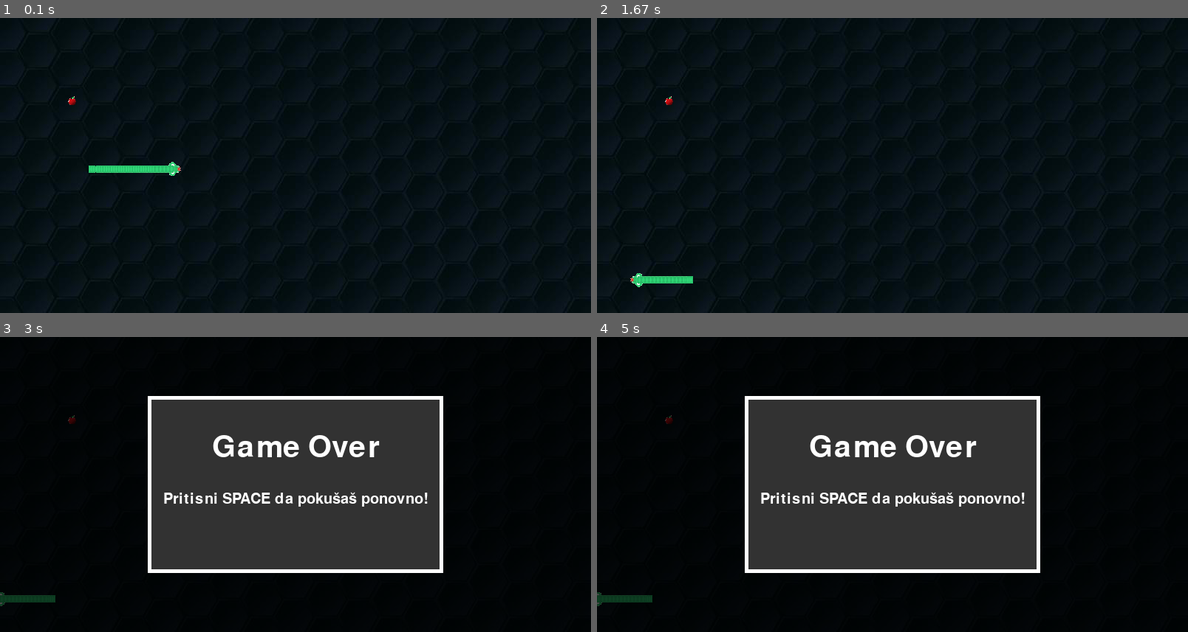
Above: before the commit, frames 1-4 (two rows, left to right).
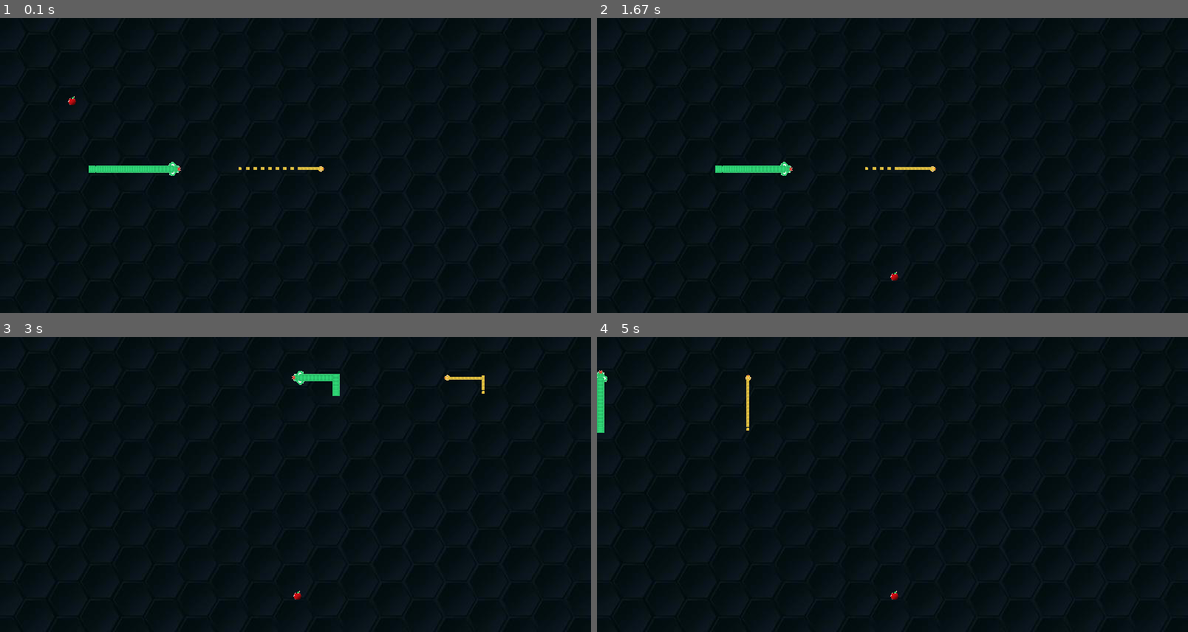
Above: after the commit, the same moments.

Repository: Karlo123-byte/zmija_pygame
Game: pygame game, started from skripte/main.py
Same seed, same stepped clock (60 frames per second), same inputs: the game is played once before the commit and once after it.
Inputs:
- Up to frame 1 (0.1 s): no input
- Up to frame 2 (1.67 s): hold S 0.33-0.8 s; hold Right 0.33-0.8 s; tap A at 0.83 s; tap Enter at 1.17 s; tap Space at 1.5 s
- Up to frame 3 (3 s): hold Up 2.33-2.8 s; hold W 2.33-2.8 s; hold Left from 2.83 s (still down); hold A from 2.83 s (still down)
- Up to frame 4 (5 s): release Left at 3.3 s; release A at 3.3 s; hold Left 3.33-3.87 s; hold A 3.33-3.87 s; hold Down 3.9-4.2 s; hold S 3.9-4.2 s; hold Left 4.23-4.63 s; hold A 4.23-4.63 s; hold Up from 4.67 s (still down); hold W from 4.67 s (still down)

The runs differ from the first frame. In frame 1, 0.1% of the frame differs, in the area x 40-55%, y 50-53%; in frame 2, 0.8%; in frame 3, 31%, in the area x 0-96%, y 0-100%; in frame 4, 31%.

Commit message:
Veliki update:
- Dodana zuta zmija
- Zuta se zmija krece na strelice
- Zuta zmija jede jabuku
- Ako se jedna zmija zabije u drugu ta druga je pobjedila
- Ako se naprimjer zelena zamije u rub igrališta pisati će žuta zmija je pobijedila
-Igra je spremna da se igra u dvoje

Diff:
--- a/skripte/main.py
+++ b/skripte/main.py
@@ -3,6 +3,7 @@
 import random
 from zmija import Zmija
 from hrana import Hrana
+from zmija import ZutaZmija
 
 #inicijaliziranje pygamea, prozora, fontova
 pygame.init()
@@ -14,13 +15,13 @@
 font = pygame.font.SysFont(None, 60)
 mali_font = pygame.font.SysFont(None, 30)
 
-
 SEGMENT_SIRINA = 10
 SEGMENT_VISINA = 10
 brzina = 5
-start_x = 200 #300 # početna pozicija zmije
-start_y = 200 #100 # početna pozicija zmije
-
+start_x = 200
+start_y = 200
+start_x1 = 400
+start_y1 = 200
 
 CRNA = (0, 0, 0)
 SIVA = (50, 50, 50)
@@ -35,11 +36,15 @@
 
 
 def reset_igre():
-    global zmija, hrana, dx, dy, game_over
+    global zmija, hrana, dx, dy, game_over, dx1, dy1, zmija1, pobjednik
+    pobjednik = ""
     pozicija_zmije = [(start_x - i * SEGMENT_SIRINA, start_y) for i in range(15)]
+    pozicija_zmije1 = [(start_x1 - i * SEGMENT_SIRINA, start_y1) for i in range(15)]
     zmija = Zmija(pozicija_zmije, SEGMENT_SIRINA, SEGMENT_VISINA)
+    zmija1 = ZutaZmija(pozicija_zmije1, SEGMENT_SIRINA, SEGMENT_VISINA)
     hrana = Hrana(nova_pozicija_hrane())
     dx, dy = brzina, 0
+    dx1, dy1 = brzina, 0
     game_over = False
 
 reset_igre()
@@ -59,46 +64,76 @@
                 dx, dy = brzina, 0
             elif event.key == pygame.K_a and dx == 0:
                 dx, dy = -brzina, 0
+            elif event.key == pygame.K_UP and dy1 == 0:
+                dx1, dy1 = 0, -brzina
+            elif event.key == pygame.K_DOWN and dy1 == 0:
+                dx1, dy1 = 0, brzina
+            elif event.key == pygame.K_RIGHT and dx1 == 0:
+                dx1, dy1 = brzina, 0
+            elif event.key == pygame.K_LEFT and dx1 == 0:
+                dx1, dy1 = -brzina, 0
         if game_over and event.type == pygame.KEYDOWN:
             if event.key == pygame.K_SPACE:
                 reset_igre()
 
+
     if not game_over:
         zmija.pomakni(dx, dy)
+        zmija1.pomakni(dx1, dy1)
 
         glava_rect = pygame.Rect(zmija.pozicija[0][0], zmija.pozicija[0][1], 10, 10)
         hrana_rect = pygame.Rect(hrana.pozicija[0], hrana.pozicija[1], 15, 15)
+        glava_rect1 = pygame.Rect(zmija1.pozicija[0][0], zmija1.pozicija[0][1], 10, 10)
+
 
         if zmija.game_over(zmija, zmija.pozicija):
             game_over = True
+            pobjednik = "ČESTITAMO! Žuta zmija je pobjedila!"
+
+        if zmija1.game_over(zmija1, zmija1.pozicija):
+            game_over = True
+            pobjednik = "ČESTITAMO! Zelena zmija je pobjedila!"
 
         if glava_rect.colliderect(hrana_rect):
             zmija.rast_zmije(6)
             hrana.pozicija = nova_pozicija_hrane()
 
+        if glava_rect1.colliderect(hrana_rect):
+            zmija1.rast_zmije(6)
+            hrana.pozicija = nova_pozicija_hrane()
+
+            # Sudar: plava glava u tijelo žute
+    if zmija.pozicija[0] in zmija1.pozicija[1:]:
+        game_over = True
+        pobjednik = "ČESTITAMO! Žuta zmija je pobjedila!"
+
+    # Sudar: žuta glava u tijelo plave
+    if zmija1.pozicija[0] in zmija.pozicija[1:]:
+        game_over = True
+        pobjednik = "ČESTITAMO! Zelena zmija je pobjedila!"
+
 
     zaslon.blit(skalirana_slika, (0, 0))
     hrana.crtaj_hranu(zaslon)
     zmija.crtaj_zmiju(zaslon)
-
+    zmija1.crtaj_zmiju(zaslon)
 
     if game_over:
-
         overlay = pygame.Surface((800, 400), pygame.SRCALPHA)
         overlay.fill(OVERLAY)
         zaslon.blit(overlay, (0, 0))
-
 
         popup = pygame.Rect(200, 80, 400, 240)
         pygame.draw.rect(zaslon, SIVA, popup)
         pygame.draw.rect(zaslon, BIJELA, popup, 5)
 
-
         tekst = font.render("Game Over", True, BIJELA)
+        pobjednik_tekst = mali_font.render(pobjednik, True, BIJELA)
         podtekst = mali_font.render("Pritisni SPACE da pokušaš ponovno!", True, BIJELA)
 
-        zaslon.blit(tekst, (popup.centerx - tekst.get_width() // 2, popup.top + 50))
-        zaslon.blit(podtekst, (popup.centerx - podtekst.get_width() // 2, popup.top + 130))
+        zaslon.blit(tekst, (popup.centerx - tekst.get_width() // 2, popup.top + 30))
+        zaslon.blit(pobjednik_tekst, (popup.centerx - pobjednik_tekst.get_width() // 2, popup.top + 100))
+        zaslon.blit(podtekst, (popup.centerx - podtekst.get_width() // 2, popup.top + 170))
 
     pygame.display.update()
     sat.tick(60)
--- a/skripte/zmija.py
+++ b/skripte/zmija.py
@@ -98,3 +98,102 @@
             return True
 
         return False
+
+class ZutaZmija:
+    def __init__(self, pozicija, sirina, visina):
+        self.pozicija = pozicija
+        self.segment_sirina = sirina
+        self.segment_visina = visina
+
+        self.glava = pygame.image.load("assets/slike/zuta_glava_zmije.png").convert_alpha()
+        self.tijelo = pygame.image.load("assets/slike/zuta_slika_tijela.png").convert_alpha()
+        self.rep = pygame.image.load("assets/slike/zuta_slika_repa.png").convert_alpha()
+
+        self.glava = pygame.transform.scale(self.glava, (self.segment_sirina * 2, self.segment_visina * 2))
+        self.tijelo = pygame.transform.scale(self.tijelo, (self.segment_sirina, self.segment_visina))
+        self.rep = pygame.transform.scale(self.rep, (self.segment_sirina, self.segment_visina))
+
+        self.smjerovi = [(1, 0)] * len(self.pozicija)
+
+    def rotiraj_sliku(self, slika, smjer):
+        if smjer == (0, -1):
+            return pygame.transform.rotate(slika, 180)
+        elif smjer == (1, 0):
+            return pygame.transform.rotate(slika, 90)
+        elif smjer == (0, 1):
+            return pygame.transform.rotate(slika, 0)
+        elif smjer == (-1, 0):
+            return pygame.transform.rotate(slika, 270)
+        return slika
+
+    def crtaj_zmiju(self, ekran):
+        glava_smjer = self.smjerovi[0]
+        glava_slika = self.rotiraj_sliku(self.glava, glava_smjer)
+        glava_rect = glava_slika.get_rect(center=(self.pozicija[0][0] + self.segment_sirina // 2,self.pozicija[0][1] + self.segment_visina // 2))
+
+        ekran.blit(glava_slika, glava_rect)
+
+        for i in range(1, len(self.pozicija) - 1):
+            smjer = self.smjerovi[i]
+            tijelo_slika = self.rotiraj_sliku(self.tijelo, smjer)
+            ekran.blit(tijelo_slika, self.pozicija[i])
+
+        rep_smjer = self.smjerovi[-1]
+        rep_slika = self.rotiraj_sliku(self.rep, rep_smjer)
+        ekran.blit(rep_slika, self.pozicija[-1])
+
+    def pomakni(self, dx, dy):
+        nova_glava = (self.pozicija[0][0] + dx, self.pozicija[0][1] + dy)
+        self.pozicija = [nova_glava] + self.pozicija[:-1]
+
+        if dx > 0:
+            normirani_dx = 1
+        elif dx < 0:
+            normirani_dx = -1
+        else:
+            normirani_dx = 0
+
+        if dy > 0:
+            normirani_dy = 1
+        elif dy < 0:
+            normirani_dy = -1
+        else:
+            normirani_dy = 0
+
+        novi_smjer = (normirani_dx, normirani_dy)
+        stari_smjerovi = self.smjerovi[:-1]
+        self.smjerovi = [novi_smjer] + stari_smjerovi
+
+
+    def rast_zmije(self, broj):
+        for i in range(broj):
+            self.pozicija.append(self.pozicija[-1])
+            self.smjerovi.append(self.smjerovi[-1])
+
+    def pomakni_gore(self, brzina):
+        self.pomakni(0, -brzina)
+
+    def pomakni_dolje(self, brzina):
+        self.pomakni(0, brzina)
+
+    def pomakni_desno(self, brzina):
+        self.pomakni(brzina, 0)
+
+    def pomakni_lijevo(self, brzina):
+        self.pomakni(-brzina, 0)
+
+
+
+    def game_over(self, zmija, pozicija):
+        glava = zmija.pozicija[0]
+
+
+        if glava in zmija.pozicija[1:]:
+            return True
+
+
+        x, y = glava
+        if x < 0 or x >= 800 or y < 0 or y >= 400:
+            return True
+
+        return False
Renamed: assets/slike/zuto_glava_zmije.png -> assets/slike/zuta_glava_zmije.png
